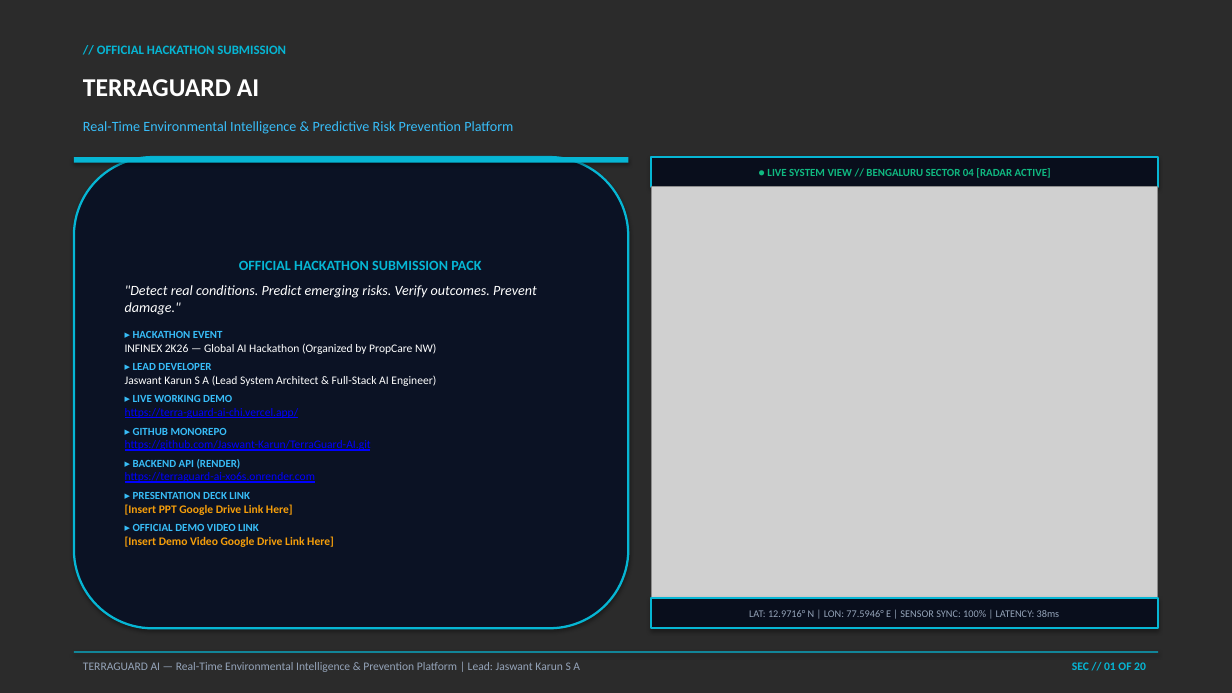
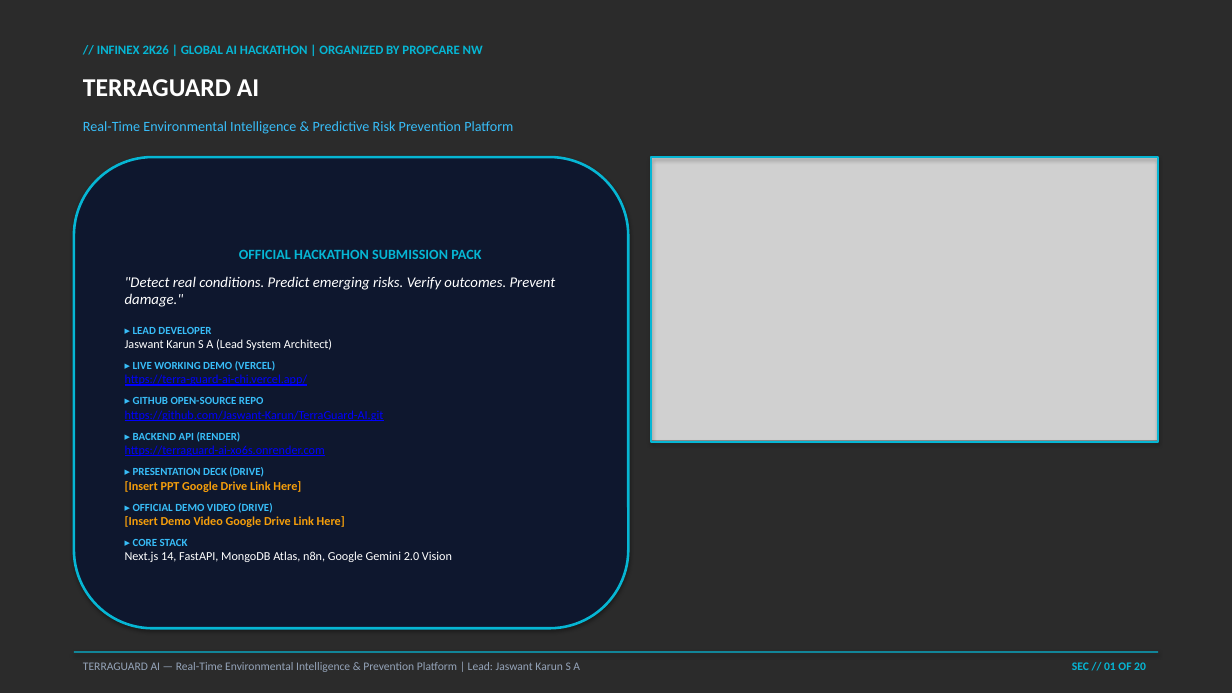
Before and after one commit to Jaswant-Karun/TerraGuard-AI, a slide deck: slide 1 of INFINEX_2K26_TerraGuard_AI_Presentation.pptx. Drawn at 1232x693 pixels with LibreOffice and Linux fonts; fonts in the diff are those of the drawing; grey boxes stand for pictures; background and template pictures are left out; a plain dark background stands for a picture behind light text. Boxes give left, top, right and bottom in pixels: in the first picture for what was removed or moved away, otherwise in the second. Text is boxed around its words. In the diff, an @@ line names an element or a change of style, - is before the commit and + after.

```diff
--- a/INFINEX_2K26_TerraGuard_AI_Presentation.pptx
+++ b/INFINEX_2K26_TerraGuard_AI_Presentation.pptx
@@ text at (97,45,483,54): text changed @@
-// OFFICIAL HACKATHON SUBMISSION
+// INFINEX 2K26 | GLOBAL AI HACKATHON | ORGANIZED BY PROPCARE NW
@@ rounded rectangle "OFFICIAL HACKATHON SUBMISSION PACK" at (74,157,628,628): fill #0B1224 to #0E172E; outline #06B6D4 1.75 pt to #06B6D4 2 pt @@
@@ rectangle removed at (74,157,628,163) @@
@@ picture: place and size @@
-picture at (652,187,1158,598)
+picture at (652,157,1158,441)
@@ rectangle removed at (652,157,1158,187) @@
-● LIVE SYSTEM VIEW // BENGALURU SECTOR 04 [RADAR ACTIVE]
@@ rectangle added at (652,157,1158,442), outline #06B6D4 1.5 pt @@
@@ text in rounded rectangle at (125,250,556,527): size 11 to 11.5 pt in ""Detect real conditions. Predict emerging risks. Verify ..."; size 9 to 9.5 pt in "https://terra-guard-ai-chi.vercel.app/", "https://github.com/Jaswant-Karun/TerraGuard-AI.git", "https://terraguard-ai-xo6s.onrender.com", "[Insert PPT Google Drive Link Here]" and 1 more places; more space between paragraphs @@
@@ text in rounded rectangle at (125,331,436,354): paragraphs removed @@
-▸ HACKATHON EVENT
-INFINEX 2K26 — Global AI Hackathon (Organized by PropCare NW)
@@ text in rounded rectangle at (125,339,332,371): text changed; size 9 to 9.5 pt @@
-Jaswant Karun S A (Lead System Architect & Full-Stack AI Engineer)
-▸ LIVE WORKING DEMO
+Jaswant Karun S A (Lead System Architect)
+▸ LIVE WORKING DEMO (VERCEL)
@@ text in rounded rectangle at (133,397,264,404): text changed @@
-▸ GITHUB MONOREPO
+▸ GITHUB OPEN-SOURCE REPO
@@ text in rounded rectangle at (133,467,264,477): text changed @@
-▸ PRESENTATION DECK LINK
+▸ PRESENTATION DECK (DRIVE)
@@ text in rounded rectangle at (133,503,273,513): text changed @@
-▸ OFFICIAL DEMO VIDEO LINK
+▸ OFFICIAL DEMO VIDEO (DRIVE)
@@ text in rounded rectangle at (125,539,452,562): paragraphs added @@
+▸ CORE STACK
+Next.js 14, FastAPI, MongoDB Atlas, n8n, Google Gemini 2.0 Vision
@@ rectangle removed at (652,598,1158,628) @@
-LAT: 12.9716° N | LON: 77.5946° E | SENSOR SYNC: 100% | LATENCY: 38ms
```
Also in this commit, not shown: 10 other slides changed, 9 slides added, 9 slides removed, 2 other files.
